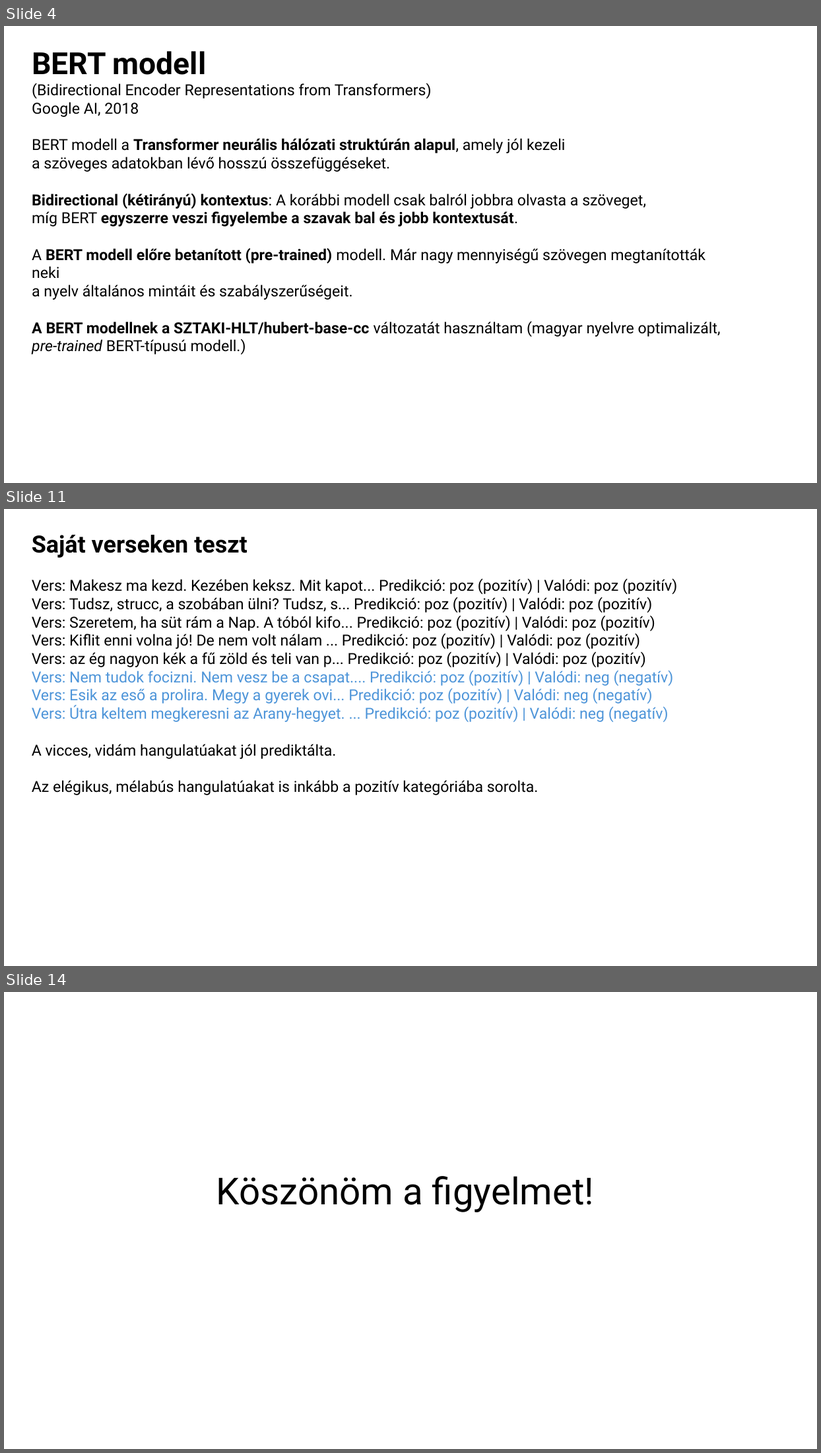
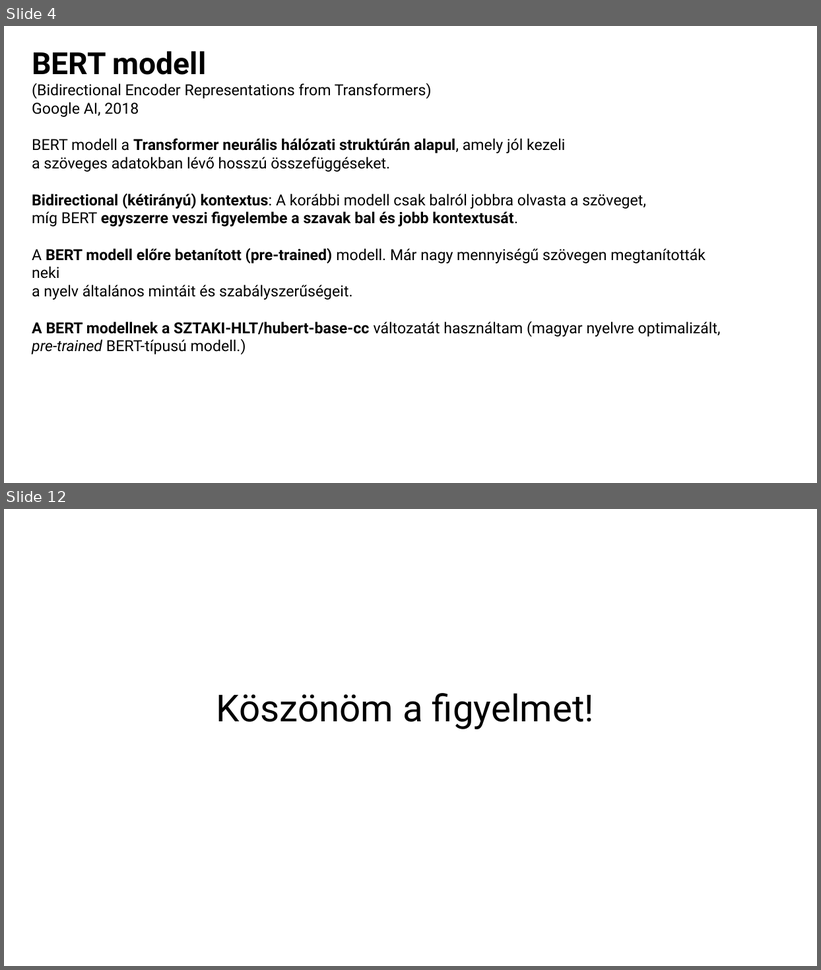
Before and after one commit to minorharpman/erzelemelemzes, a slide deck: Erzelemelemzes.pptx. Shown one above the other, each under a label of ours: slides 4, 11 and 14 before the commit, slides 4 and 12 after it; the slides between them are not shown. The pictures are 821x1453 and 821x970 pixels, drawn with LibreOffice and Linux fonts; fonts in the diff are those of the drawing. Boxes give left, top, right and bottom in pixels: in the first picture for what was removed or moved away, otherwise in the second. Text is boxed around its words. In the diff, an @@ line names an element or a change of style, - is before the commit and + after.

```diff
--- a/Erzelemelemzes.pptx
+++ b/Erzelemelemzes.pptx
@@ slide 11 removed at bbox=[4, 509, 817, 966], background #FFFFFF @@
@@ text removed at bbox=[32, 535, 677, 795] @@
-Saját verseken teszt
-Vers: Makesz ma kezd. Kezében keksz. Mit kapot... Predikció: poz (pozitív) | Valódi: poz (pozitív)
-Vers: Tudsz, strucc, a szobában ülni? Tudsz, s... Predikció: poz (pozitív) | Valódi: poz (pozitív)
-Vers: Szeretem, ha süt rám a Nap. A tóból kifo... Predikció: poz (pozitív) | Valódi: poz (pozitív)
-Vers: Kiflit enni volna jó! De nem volt nálam ... Predikció: poz (pozitív) | Valódi: poz (pozitív)
-Vers: az ég nagyon kék a fű zöld és teli van p... Predikció: poz (pozitív) | Valódi: poz (pozitív)
-Vers: Nem tudok focizni. Nem vesz be a csapat.... Predikció: poz (pozitív) | Valódi: neg (negatív)
-Vers: Esik az eső a prolira. Megy a gyerek ovi... Predikció: poz (pozitív) | Valódi: neg (negatív)
-Vers: Útra keltem megkeresni az Arany-hegyet. ... Predikció: poz (pozitív) | Valódi: neg (negatív)
-A vicces, vidám hangulatúakat jól prediktálta.
-Az elégikus, mélabús hangulatúakat is inkább a pozitív kategóriába sorolta.
@@ what was slide 14 is now slide 12 @@
```
Also in this commit, not shown: 5 slides changed, 4 slides added, 5 other slides removed, 1 other file.
